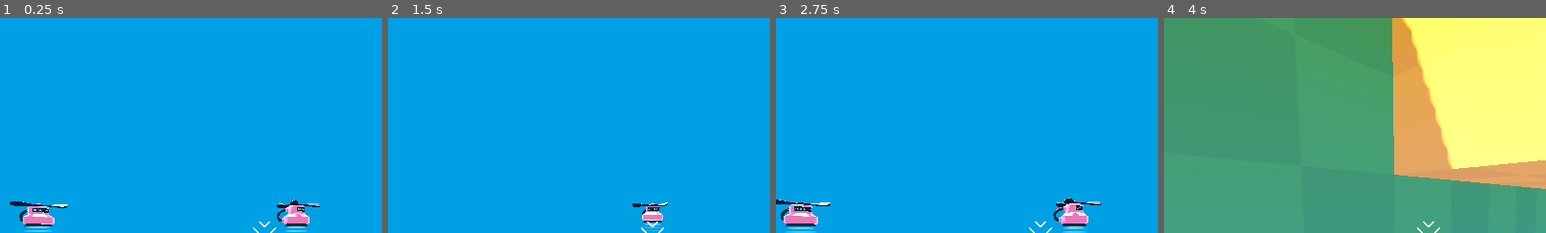
Above: before the commit, frames 1-4 (left to right).
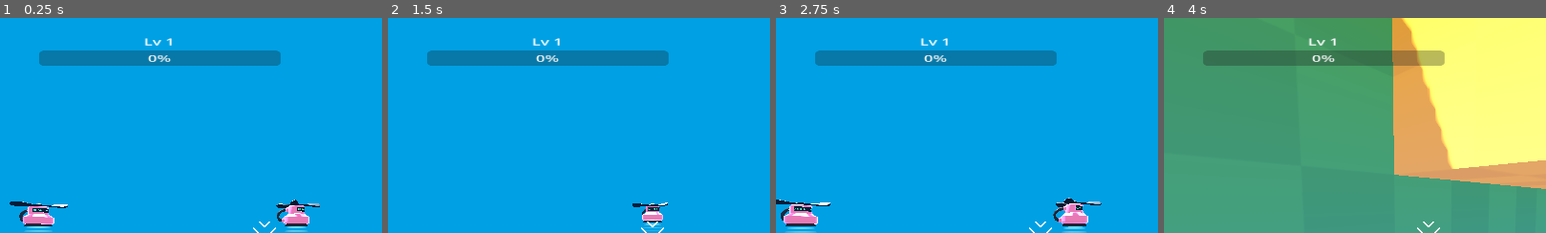
Above: after the commit, the same moments.

Repository: darioHer/final-electiva3
Game: Godot game, scene res://lessons_reference/video_16/game.tscn
Two runs of this game, one before a commit and one after it. Both use one fixed random seed, a clock stepped at 60 frames per second and the inputs below.
Inputs (mouse positions are % of the whole screen's width and height, from its top left):
- Up to frame 1 (0.25 s): no input
- Up to frame 2 (1.5 s): move the mouse to (55, 50) at 0.52 s; press the mouse at (55, 50) at 0.53 s; hold W (move_forward) from 0.53 s (still down); tap Space (jump) at 0.77 s; move the mouse to (45, 50) at 1.27 s; release the mouse at (45, 50) at 1.28 s; click (45, 50) at 1.35 s
- Up to frame 3 (2.75 s): keep holding W (move_forward); tap Space (jump) at 1.52 s; move the mouse to (52, 48) at 2.02 s; press the mouse at (52, 48) at 2.03 s
- Up to frame 4 (4 s): keep holding W (move_forward); move the mouse to (49, 52) at 2.77 s; release the mouse at (49, 52) at 2.78 s; click (49, 52) at 2.85 s; tap Space (jump) at 3.02, 3.77 s; move the mouse to (57, 51) at 3.52 s; press the mouse at (57, 51) at 3.53 s
The pictures show only the part of the screen within x 15-65%, y 0-50%; the shares and areas given below are measured in that part.

The runs differ from the first frame. In frame 1, 4.6% of the frame differs, in the area x 10-74%, y 9-23%; in frame 2, 4.6%; in frame 3, 4.6%; in frame 4, 4.6%.

Commit message:
implementacionde mobs

Diff:
--- a/lessons_reference/video_16/game.gd
+++ b/lessons_reference/video_16/game.gd
@@ -7,18 +7,31 @@
 
 const LEVEL_UP_MENU = preload("res://ui/level_up_menu.tscn")
 const PAUSE_MENU = preload("res://ui/PauseMenu.tscn")
+const HUD_SCN = preload("res://ui/hud.tscn")
 
+var hud: Node = null
 var pause_menu_open := false
 var level_menu_open := false
+
 
 func _ready():
 	update_hud()
 
 	if player:
+
 		if not player.leveled_up.is_connected(_on_player_leveled_up):
 			player.leveled_up.connect(_on_player_leveled_up)
+
+		hud = HUD_SCN.instantiate()
+		hud.process_mode = Node.PROCESS_MODE_ALWAYS
+		add_child(hud)
+
+		if hud.has_method("bind_player"):
+			hud.bind_player(player)
 	else:
-		push_error("❌ No se encontró nodo Player dentro de Game")
+		push_error("No se encontró nodo Player dentro de Game")
+
+
 
 func increase_score():
 	player_score += 1
@@ -31,12 +44,22 @@
 	get_tree().reload_current_scene.call_deferred()
 
 func _on_mob_spawner_3d_mob_spawned(mob):
+	if not mob.has_signal("died"):
+		push_error(" El mob no tiene signal 'died'")
+		return
+
 	mob.died.connect(func():
 		increase_score()
 		do_poof(mob.global_position)
+
+		var xp_gain := 1
+		if mob.get("xp_reward") != null:
+			xp_gain = int(mob.xp_reward)
+
 		if player:
-			player.add_xp(1)
+			player.add_xp(xp_gain)
 	)
+
 
 func _on_player_leveled_up(_level: int):
 	if level_menu_open:
@@ -55,6 +78,7 @@
 	menu.tree_exited.connect(func():
 		level_menu_open = false
 	)
+
 
 func _unhandled_input(event):
 	if event.is_action_pressed("ui_cancel"):
--- a/lessons_reference/video_16/mob/mob.tscn
+++ b/lessons_reference/video_16/mob/mob.tscn
@@ -14,6 +14,8 @@
 
 [node name="bat_model" parent="." instance=ExtResource("2_5vr7j")]
 unique_name_in_owner = true
+
+[node name="MeshInstance3D" type="MeshInstance3D" parent="bat_model"]
 
 [node name="CollisionShape3D" type="CollisionShape3D" parent="."]
 shape = SubResource("SphereShape3D_gkbwe")
@@ -33,4 +35,8 @@
 stream = ExtResource("4_qnk8k")
 max_db = -10.0
 
+[node name="KOSound" type="AudioStreamPlayer3D" parent="KOSound"]
+stream = ExtResource("4_qnk8k")
+max_db = -10.0
+
 [connection signal="timeout" from="Timer" to="." method="_on_timer_timeout"]
--- /dev/null
+++ b/lessons_reference/video_16/mob/mob_runner.gd
@@ -0,0 +1,60 @@
+extends RigidBody3D
+signal died
+
+@export var speed: float = 5.5
+@export var health: int = 1
+@export var xp_reward: int = 2
+
+@onready var model: Node = %bat_model
+@onready var timer: Timer = %Timer
+@onready var player: Node3D = get_node("/root/Game/Player")
+
+func _ready():
+	set_color_recursive(model, Color.RED)
+	scale *= 0.9
+
+func _physics_process(_delta):
+	var direction = global_position.direction_to(player.global_position)
+	direction.y = 0.0
+	linear_velocity = direction * speed
+	model.rotation.y = Vector3.FORWARD.signed_angle_to(direction, Vector3.UP) + PI
+
+func take_damage():
+	if health <= 0:
+		return
+	health -= 1
+	if health == 0:
+		_die()
+
+func _die():
+	set_physics_process(false)
+	gravity_scale = 1.0
+	timer.start()
+
+func _on_timer_timeout():
+	queue_free()
+	died.emit()
+
+
+
+func set_color_recursive(root: Node, color: Color) -> void:
+	if root == null:
+		return
+
+	if root is MeshInstance3D:
+		_apply_color_to_mesh(root as MeshInstance3D, color)
+
+	for child in root.get_children():
+		set_color_recursive(child, color)
+
+func _apply_color_to_mesh(mesh: MeshInstance3D, color: Color) -> void:
+
+
+	if mesh.mesh == null:
+		return
+
+	var std := StandardMaterial3D.new()
+	std.albedo_color = color
+
+
+	mesh.material_override = std
--- /dev/null
+++ b/lessons_reference/video_16/mob/mob_runner.tscn
@@ -0,0 +1,38 @@
+[gd_scene load_steps=6 format=3 uid="uid://b8vhftwfwomov"]
+
+[ext_resource type="Script" uid="uid://dcbw3wsjvimfm" path="res://lessons_reference/video_16/mob/mob_runner.gd" id="1_66bn7"]
+[ext_resource type="PackedScene" uid="uid://12e7gwo50sef" path="res://lessons_reference/video_16/mob/bat/bat_model.tscn" id="2_c2aw3"]
+[ext_resource type="AudioStream" uid="uid://bec5opkuf77c7" path="res://mob/mob_take_damage.wav" id="3_3my4l"]
+[ext_resource type="AudioStream" uid="uid://ha0bp3cygkq1" path="res://mob/mob_ko.wav" id="4_g5ne2"]
+
+[sub_resource type="SphereShape3D" id="SphereShape3D_gkbwe"]
+
+[node name="Mob" type="RigidBody3D"]
+top_level = true
+gravity_scale = 0.0
+script = ExtResource("1_66bn7")
+
+[node name="bat_model" parent="." instance=ExtResource("2_c2aw3")]
+unique_name_in_owner = true
+
+[node name="MeshInstance3D" type="MeshInstance3D" parent="bat_model"]
+
+[node name="CollisionShape3D" type="CollisionShape3D" parent="."]
+shape = SubResource("SphereShape3D_gkbwe")
+
+[node name="Timer" type="Timer" parent="."]
+unique_name_in_owner = true
+one_shot = true
+
+[node name="HurtSound" type="AudioStreamPlayer3D" parent="."]
+unique_name_in_owner = true
+stream = ExtResource("3_3my4l")
+max_db = -10.0
+max_polyphony = 4
+
+[node name="KOSound" type="AudioStreamPlayer3D" parent="."]
+unique_name_in_owner = true
+stream = ExtResource("4_g5ne2")
+max_db = -10.0
+
+[connection signal="timeout" from="Timer" to="." method="_on_timer_timeout"]
--- /dev/null
+++ b/lessons_reference/video_16/mob/mob_tank.gd
@@ -0,0 +1,58 @@
+extends RigidBody3D
+signal died
+
+@export var speed: float = 2.0
+@export var health: int = 6
+@export var xp_reward: int = 3
+
+@onready var model: Node3D = %bat_model
+@onready var timer: Timer = %Timer
+@onready var player: Node3D = get_node("/root/Game/Player")
+
+func _ready():
+	set_color(Color.DODGER_BLUE)
+	scale *= 1.2
+
+func _physics_process(_delta):
+	var direction = global_position.direction_to(player.global_position)
+	direction.y = 0.0
+	linear_velocity = direction * speed
+	model.rotation.y = Vector3.FORWARD.signed_angle_to(direction, Vector3.UP) + PI
+
+func take_damage():
+	if health <= 0:
+		return
+	health -= 1
+	if health == 0:
+		_die()
+
+func _die():
+	set_physics_process(false)
+	gravity_scale = 1.0
+	timer.start()
+
+func _on_timer_timeout():
+	queue_free()
+	died.emit()
+
+
+func set_color(color: Color) -> void:
+	for child in model.get_children():
+		if child is MeshInstance3D:
+			var mesh := child as MeshInstance3D
+
+
+
+			var base_mat: Material = mesh.get_surface_override_material(0)
+			if base_mat == null:
+				base_mat = mesh.get_active_material(0)
+
+
+
+			var mat3d := base_mat as BaseMaterial3D
+			if mat3d == null:
+				continue
+
+			var dup := mat3d.duplicate() as BaseMaterial3D
+			dup.albedo_color = color
+			mesh.set_surface_override_material(0, dup)
--- /dev/null
+++ b/lessons_reference/video_16/mob/mob_tank.tscn
@@ -0,0 +1,38 @@
+[gd_scene load_steps=6 format=3 uid="uid://lhlrkan64ecj"]
+
+[ext_resource type="Script" uid="uid://ncen0e7ndjfy" path="res://lessons_reference/video_16/mob/mob_tank.gd" id="1_sosbx"]
+[ext_resource type="PackedScene" uid="uid://12e7gwo50sef" path="res://lessons_reference/video_16/mob/bat/bat_model.tscn" id="2_gd07k"]
+[ext_resource type="AudioStream" uid="uid://bec5opkuf77c7" path="res://mob/mob_take_damage.wav" id="3_7g2rc"]
+[ext_resource type="AudioStream" uid="uid://ha0bp3cygkq1" path="res://mob/mob_ko.wav" id="4_beb15"]
+
+[sub_resource type="SphereShape3D" id="SphereShape3D_gkbwe"]
+
+[node name="Mob" type="RigidBody3D"]
+top_level = true
+gravity_scale = 0.0
+script = ExtResource("1_sosbx")
+
+[node name="bat_model" parent="." instance=ExtResource("2_gd07k")]
+unique_name_in_owner = true
+
+[node name="MeshInstance3D" type="MeshInstance3D" parent="bat_model"]
+
+[node name="CollisionShape3D" type="CollisionShape3D" parent="."]
+shape = SubResource("SphereShape3D_gkbwe")
+
+[node name="Timer" type="Timer" parent="."]
+unique_name_in_owner = true
+one_shot = true
+
+[node name="HurtSound" type="AudioStreamPlayer3D" parent="."]
+unique_name_in_owner = true
+stream = ExtResource("3_7g2rc")
+max_db = -10.0
+max_polyphony = 4
+
+[node name="KOSound" type="AudioStreamPlayer3D" parent="."]
+unique_name_in_owner = true
+stream = ExtResource("4_beb15")
+max_db = -10.0
+
+[connection signal="timeout" from="Timer" to="." method="_on_timer_timeout"]
--- a/lessons_reference/video_16/mob/spawner_3d.gd
+++ b/lessons_reference/video_16/mob/spawner_3d.gd
@@ -2,14 +2,28 @@
 
 signal mob_spawned(mob)
 
-@export var mob_to_spawn: PackedScene = null
+@onready var marker_3d: Marker3D = $Marker3D
+@onready var timer: Timer = %Timer
 
-@onready var marker_3d = $Marker3D
-@onready var timer = %Timer
-
+const MOB := preload("res://lessons_reference/video_16/mob/mob.tscn")
+const MOB_RUNNER := preload("res://lessons_reference/video_16/mob/mob_runner.tscn")
+const MOB_TANK := preload("res://lessons_reference/video_16/mob/mob_tank.tscn")
 
 func _on_timer_timeout():
-	var new_mob = mob_to_spawn.instantiate()
+	var mob_scene: PackedScene = _pick_mob_scene()
+	var new_mob = mob_scene.instantiate()
+
 	add_child(new_mob)
 	new_mob.global_position = marker_3d.global_position
+
 	mob_spawned.emit(new_mob)
+
+func _pick_mob_scene() -> PackedScene:
+
+	var r := randi() % 10
+	if r <= 5:
+		return MOB
+	elif r <= 8:
+		return MOB_RUNNER
+	else:
+		return MOB_TANK
--- a/lessons_reference/video_16/player/player.gd
+++ b/lessons_reference/video_16/player/player.gd
@@ -1,6 +1,7 @@
 extends CharacterBody3D
 
 signal leveled_up(level: int)
+signal xp_changed(xp: int, xp_to_next: int, level: int)
 
 const BULLET_3D := preload("bullet_3d.tscn")
 
@@ -8,7 +9,7 @@
 @export var auto_fire_enabled: bool = true
 @export var shoot_distance: float = 50.0
 
-# --- XP / NIVEL ---
+# --- XP
 var xp: int = 0
 var level: int = 1
 var xp_to_next: int = 5
@@ -19,15 +20,19 @@
 @onready var shot_timer := get_node_or_null("Timer")
 @onready var shoot_audio := get_node_or_null("AudioStreamPlayer")
 
+
 func _ready():
 	Input.set_mouse_mode(Input.MOUSE_MODE_CAPTURED)
 
-	# Config del AimRay
 	if aim_ray:
 		aim_ray.enabled = true
 		aim_ray.target_position = Vector3(0, 0, -shoot_distance)
 	else:
-		push_error(" No se encontró AimRay en Camera3D/AimRay")
+		push_error("No se encontró AimRay en Camera3D/AimRay")
+
+
+	emit_signal("xp_changed", xp, xp_to_next, level)
+
 
 func _unhandled_input(event):
 	if event is InputEventMouseMotion and cam:
@@ -36,6 +41,7 @@
 		cam.rotation_degrees.x = clamp(cam.rotation_degrees.x, -60.0, 60.0)
 	elif event.is_action_pressed("ui_cancel"):
 		Input.set_mouse_mode(Input.MOUSE_MODE_VISIBLE)
+
 
 func _physics_process(delta):
 	# --- Movimiento ---
@@ -46,7 +52,6 @@
 	velocity.x = dir.x * move_speed
 	velocity.z = dir.z * move_speed
 
-	# --- gravedad / salto ---
 	velocity.y -= 20.0 * delta
 	if Input.is_action_just_pressed("jump") and is_on_floor():
 		velocity.y = 10.0
@@ -55,10 +60,11 @@
 
 	move_and_slide()
 
-	# --- Disparo automático (solo si hay mob en la mira) ---
+	# --- Disparo automático (si hay mob en la mira) ---
 	if auto_fire_enabled and shot_timer and shot_timer.is_stopped():
 		if is_mob_in_crosshair():
 			shoot_bullet()
+
 
 func is_mob_in_crosshair() -> bool:
 	if aim_ray == null:
@@ -74,11 +80,12 @@
 	if collider == null:
 		return false
 
-	# Mob si tiene take_damage (o su padre)
 	if collider.has_method("take_damage"):
 		return true
+
 	var p = collider.get_parent()
 	return p != null and p.has_method("take_damage")
+
 
 func shoot_bullet():
 	if marker == null:
@@ -93,22 +100,33 @@
 	if shoot_audio:
 		shoot_audio.play()
 
-# -----------------------
-# XP / LEVEL SYSTEM
-# -----------------------
+
 func add_xp(amount: int) -> void:
 	xp += amount
+
+	#  actualizar HUD inmediatamente
+	emit_signal("xp_changed", xp, xp_to_next, level)
 
 	while xp >= xp_to_next:
 		xp -= xp_to_next
 		level += 1
 		xp_to_next = int(ceil(float(xp_to_next) * 1.6))
+
 		print("Subiste a nivel:", level, " | siguiente:", xp_to_next)
+
 		emit_signal("leveled_up", level)
+		emit_signal("xp_changed", xp, xp_to_next, level)
 
-# -----------------------
-# UPGRADES (para el menú)
-# -----------------------
+
+func get_xp_state() -> Dictionary:
+	return {
+		"xp": xp,
+		"xp_to_next": xp_to_next,
+		"level": level
+	}
+
+
+
 func upgrade_fire_rate() -> void:
 	if shot_timer:
 		shot_timer.wait_time = max(0.05, shot_timer.wait_time * 0.85)
--- a/lessons_reference/video_7/player/aim_ray.gd
+++ b/lessons_reference/video_7/player/aim_ray.gd
@@ -6,6 +6,6 @@
 	pass # Replace with function body.
 
 
-# Called every frame. 'delta' is the elapsed time since the previous frame.
+
 func _process(delta: float) -> void:
 	pass
--- /dev/null
+++ b/ui/hud.gd
@@ -0,0 +1,26 @@
+extends CanvasLayer
+
+@onready var xp_bar: ProgressBar = $MarginContainer/VBoxContainer/XPBar
+@onready var level_label: Label = $MarginContainer/VBoxContainer/LabelLevel
+
+func bind_player(player: Node) -> void:
+
+
+	if player.has_signal("xp_changed"):
+		player.xp_changed.connect(_on_xp_changed)
+	if player.has_signal("leveled_up"):
+		player.leveled_up.connect(_on_leveled_up)
+
+
+
+	if player.has_method("get_xp_state"):
+		var s = player.get_xp_state()
+		_on_xp_changed(s.xp, s.xp_to_next, s.level)
+
+func _on_xp_changed(xp: int, xp_to_next: int, level: int) -> void:
+	level_label.text = "Lv %d" % level
+	xp_bar.max_value = xp_to_next
+	xp_bar.value = xp
+
+func _on_leveled_up(level: int) -> void:
+	level_label.text = "Lv %d" % level
--- /dev/null
+++ b/ui/hud.tscn
@@ -0,0 +1,26 @@
+[gd_scene load_steps=2 format=3 uid="uid://bsdfj1outf6fr"]
+
+[ext_resource type="Script" uid="uid://chyqm6apidtxg" path="res://ui/hud.gd" id="1_rbyyf"]
+
+[node name="Hud" type="CanvasLayer"]
+follow_viewport_enabled = true
+script = ExtResource("1_rbyyf")
+
+[node name="MarginContainer" type="MarginContainer" parent="."]
+offset_left = 394.0
+offset_top = 43.0
+offset_right = 635.66907
+offset_bottom = 97.0
+scale = Vector2(2.5116997, 1.4387866)
+
+[node name="VBoxContainer" type="VBoxContainer" parent="MarginContainer"]
+layout_mode = 2
+
+[node name="LabelLevel" type="Label" parent="MarginContainer/VBoxContainer"]
+layout_mode = 2
+text = "Lv"
+horizontal_alignment = 1
+
+[node name="XPBar" type="ProgressBar" parent="MarginContainer/VBoxContainer"]
+layout_mode = 2
+max_value = 1.0
--- a/ui/level_up_menu.gd
+++ b/ui/level_up_menu.gd
@@ -4,56 +4,55 @@
 
 func set_player(p: Node) -> void:
 	player_ref = p
-	print("✅ Menu recibió player:", player_ref)
+	print("Menu recibió player:", player_ref)
 
 func _ready() -> void:
-	# ✅ Asegura que procese aun en pausa
+
 	process_mode = Node.PROCESS_MODE_ALWAYS
 
-	# ✅ Mouse visible
+
 	Input.set_mouse_mode(Input.MOUSE_MODE_VISIBLE)
 
-	# ✅ Evita que el click “pase” al juego (captura el mouse)
+
 	$Panel.mouse_filter = Control.MOUSE_FILTER_STOP
 	$Panel/VBoxContainer.mouse_filter = Control.MOUSE_FILTER_STOP
 	$Panel/VBoxContainer/BtnFireRate.mouse_filter = Control.MOUSE_FILTER_STOP
 	$Panel/VBoxContainer/BtnRange.mouse_filter = Control.MOUSE_FILTER_STOP
 	$Panel/VBoxContainer/BtnClose.mouse_filter = Control.MOUSE_FILTER_STOP
 
-	# ✅ Conexiones
 	$Panel/VBoxContainer/BtnFireRate.pressed.connect(_on_fire_rate)
 	$Panel/VBoxContainer/BtnRange.pressed.connect(_on_range)
 	$Panel/VBoxContainer/BtnClose.pressed.connect(_on_close)
 
-	# ✅ Foco por teclado también
+
 	$Panel/VBoxContainer/BtnFireRate.grab_focus()
 
-	print("✅ Menu listo. paused=", get_tree().paused)
+	print("Menu listo. paused=", get_tree().paused)
 
 func _on_fire_rate() -> void:
-	print("🟦 Click FireRate")
+	print("Click FireRate")
 	if player_ref == null:
-		print("❌ player_ref es null")
+		print("player_ref es null")
 		return
 	if not player_ref.has_method("upgrade_fire_rate"):
-		print("❌ Player NO tiene upgrade_fire_rate()")
+		print(" Player NO tiene upgrade_fire_rate()")
 		return
 	player_ref.upgrade_fire_rate()
 	_close_menu()
 
 func _on_range() -> void:
-	print("🟩 Click Range")
+	print("Click Range")
 	if player_ref == null:
-		print("❌ player_ref es null")
+		print("player_ref es null")
 		return
 	if not player_ref.has_method("upgrade_range"):
-		print("❌ Player NO tiene upgrade_range()")
+		print(" Player NO tiene upgrade_range()")
 		return
 	player_ref.upgrade_range()
 	_close_menu()
 
 func _on_close() -> void:
-	print("⬜ Click Close")
+	print("Click Close")
 	_close_menu()
 
 func _close_menu() -> void:
--- a/ui/pause_menu.gd
+++ b/ui/pause_menu.gd
@@ -1,41 +1,39 @@
 extends CanvasLayer
 
 func _ready() -> void:
-	# ✅ Igual que LevelUpMenu: procesar aunque el juego esté en pausa
+
 	process_mode = Node.PROCESS_MODE_ALWAYS
 
-	# ✅ Igual que LevelUpMenu: mouse visible para poder hacer clic
+
 	Input.set_mouse_mode(Input.MOUSE_MODE_VISIBLE)
 
-	# ✅ Igual que LevelUpMenu: evita que el click atraviese la UI
+
 	$Panel.mouse_filter = Control.MOUSE_FILTER_STOP
 	$Panel/VBoxContainer.mouse_filter = Control.MOUSE_FILTER_STOP
 	$Panel/VBoxContainer/BtnResume.mouse_filter = Control.MOUSE_FILTER_STOP
 	$Panel/VBoxContainer/BtnRestart.mouse_filter = Control.MOUSE_FILTER_STOP
 	$Panel/VBoxContainer/BtnQuit.mouse_filter = Control.MOUSE_FILTER_STOP
 
-	# ✅ Conexiones (igual que LevelUpMenu)
 	$Panel/VBoxContainer/BtnResume.pressed.connect(_on_resume)
 	$Panel/VBoxContainer/BtnRestart.pressed.connect(_on_restart)
 	$Panel/VBoxContainer/BtnQuit.pressed.connect(_on_quit)
 
-	# ✅ Foco inicial
 	$Panel/VBoxContainer/BtnResume.grab_focus()
 
-	print("✅ PauseMenu listo. paused=", get_tree().paused)
+	print("PauseMenu listo. paused=", get_tree().paused)
 
 func _on_resume() -> void:
 	print("▶ Resume")
 	_close_pause()
 
 func _on_restart() -> void:
-	print("🔁 Restart")
+	print(" Restart")
 	get_tree().paused = false
 	Input.set_mouse_mode(Input.MOUSE_MODE_CAPTURED)
 	get_tree().reload_current_scene.call_deferred()
 
 func _on_quit() -> void:
-	print("❌ Quit")
+	print(" Quit")
 	get_tree().quit()
 
 func _close_pause() -> void:
Not shown, added: lessons_reference/video_16/mob/mob_runner.gd.uid
Not shown, added: lessons_reference/video_16/mob/mob_tank.gd.uid
Not shown, added: ui/hud.gd.uid
